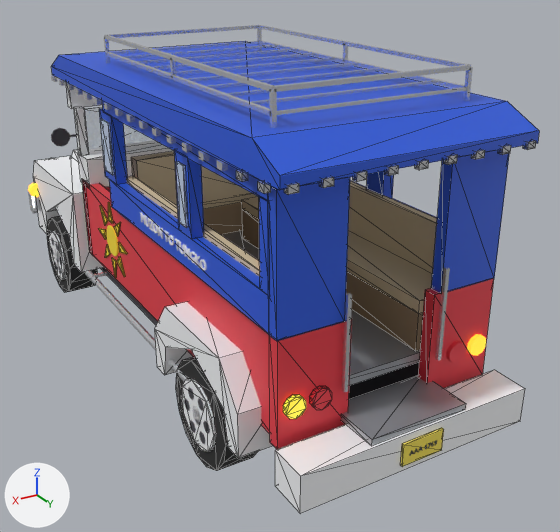
Before and after pictures for a commit that changed the glTF model assets/jeepney/ jeepney.glb.
Both versions are drawn from a 50 mm lens placed at (3.0, 6.43, 3.75), pointed at (-0.41, 0.74, 0.91). Lighting does not change. The marker at lower left points along +X, +Y and +Z. The older version comes first. Mesh edges are drawn as thin lines on the coarser meshes. Where no turn or scale is listed for an object, it has been applied to the vertices.

The scene before the commit, as lines of its bpy script (objects in view):
```python
me_cube_413 = bpy.data.meshes.new('Cube.413')
me_cube_413.from_pydata(...)  # a box spanning x -0.21..0.21, y -1.3..1.3, z -0.05..0.05
me_cube_413.materials.append(mat_tan)  # beige #ddc8a6
me_cube_416 = bpy.data.meshes.new('Cube.416')
me_cube_416.from_pydata(...)  # a box spanning x -0.25..0.25, y -0.05..0.05, z -0.475..0.475
me_cube_416.materials.append(mat_blue)  # blue #2759da
me_fender_r_1_002 = bpy.data.meshes.new('Fender_R_1.002')
me_fender_r_1_002.from_pydata(...)  # 22 vertices, 40 faces; spans x 0.73..1.03, y 1.2..2.6, z 0.5..1.15
me_fender_r_1_002.materials.append(mat_white)  # white #f7f8fa
ob_bench_seat__1 = bpy.data.objects.new('Bench_Seat_-1', me_cube_413)
ob_bench_seat__1.location = (-0.55, 1.45, 1.35)
ob_fender_r_1 = bpy.data.objects.new('Fender_R_1', me_fender_r_1_002)
ob_fender_r_1.location = (0.0, 0.0, 0.0)
ob_rear_blue_1 = bpy.data.objects.new('Rear_Blue_1', me_cube_416)
ob_rear_blue_1.location = (0.65, 2.84, 1.97)
# also in view: 'Rack_Rail_Top_1' at (0.75, 1.2, 2.94); 'Rear_Red_1' at (0.62, 2.84, 1.1); 'Front_Seat_Base' at (0.0, -0.35, 1.15); 'Wall_Top_1' at (0.85, 1.4, 2.42); 'Rear_Bumper' at (0.0, 3.1, 0.62)
```
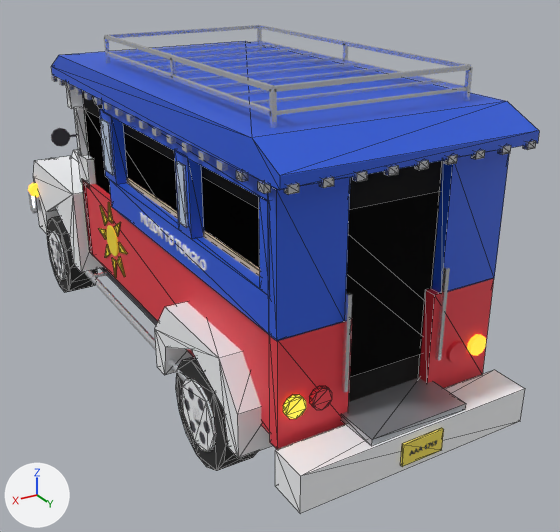
Where the change shows, as pixel boxes (x1, y1, x2, y2) in the pictures (560 x 532 px):
```json
{"object": "Interior_Black.001", "change": "added", "after": [82, 90, 443, 377], "on screen": "black"}
{"object": "Interior_Black", "change": "added", "after": [84, 110, 441, 402], "on screen": "mostly hidden"}
{"object": "Bench_Back_-1", "change": "unchanged, covered by the edit", "before": [348, 181, 437, 274]}
{"object": "Bench_Seat_-1", "change": "unchanged, covered by the edit", "before": [242, 197, 432, 313]}
{"object": "Floor", "change": "unchanged, covered by the edit", "before": [222, 230, 420, 386]}
{"object": "Bench_Base_-1", "change": "unchanged, covered by the edit", "before": [242, 210, 423, 351]}
```

Scene script edits in JSON lines:
```json
{"op": "add", "block": "mat_black", "code": ["mat_black = principled_material('Black')", "mat_black.base_color = (0.0, 0.0, 0.0)  # black #000000", "mat_black.roughness = 1.0"]}
{"op": "add", "block": "me_cube_131", "code": ["me_cube_131 = bpy.data.meshes.new('Cube.131')", "me_cube_131.from_pydata(...)  # a box spanning x -0.79..0.79, y -1.85..1.85, z -0.74..0.74", "me_cube_131.materials.append(mat_black)  # black #000000"]}
{"op": "add", "block": "ob_interior_black_001", "code": ["ob_interior_black_001 = bpy.data.objects.new('Interior_Black.001', me_cube_131)", "ob_interior_black_001.location = (0.0, 0.95, 1.735)"]}
{"op": "add", "block": "ob_interior_black", "code": ["ob_interior_black = bpy.data.objects.new('Interior_Black', me_cube_131.copy())", "ob_interior_black.location = (0.0, 0.95, 1.465)"]}
```
